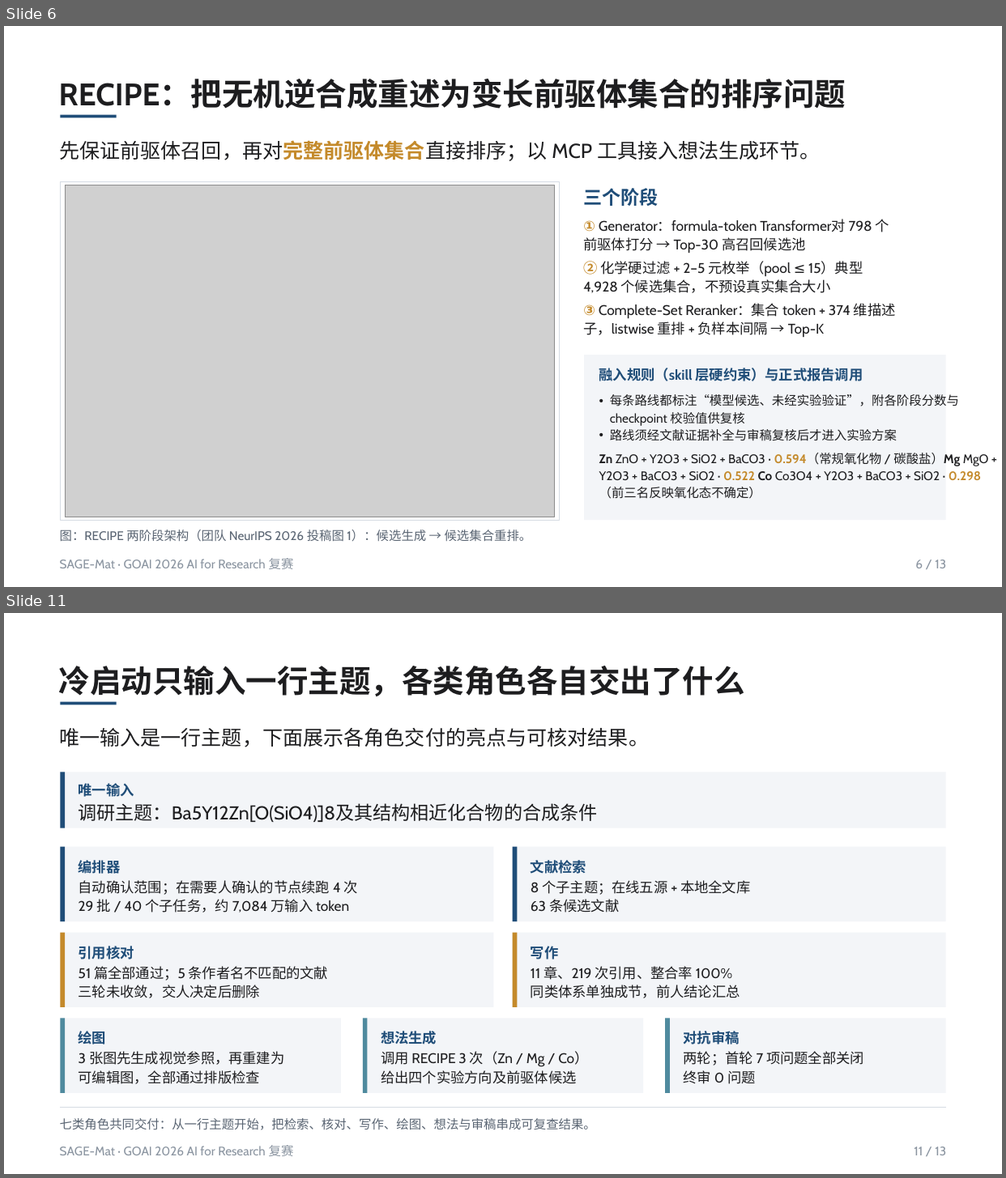
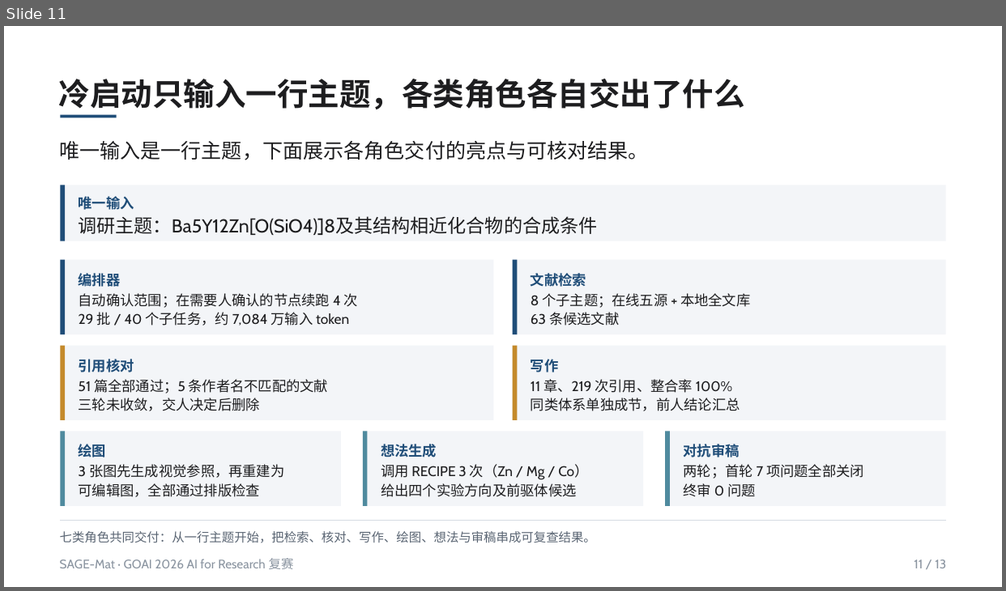
Before and after one commit to asimfish/goai_research, a slide deck: submission/goai_final/deck/SAGE-Mat_复赛方案说明.pptx. Shown one above the other, each under a label of ours: slides 6 and 11 before the commit, slide 11 after it; the slides between them are not shown. The pictures are 1006x1178 and 1006x591 pixels, drawn with LibreOffice and Linux fonts; fonts in the diff are those of the drawing; grey boxes stand for pictures. Boxes give left, top, right and bottom in pixels: in the first picture for what was removed or moved away, otherwise in the second. Text is boxed around its words. In the diff, an @@ line names an element or a change of style, - is before the commit and + after.

Commit message:
feat(deck): restructure per review — background page, native 9-agent figure, synthesis-plan modeling
Cover numbers now reflect scientific content (28 compared synthesis conditions,
7 predicted compounds, 4 new directions) instead of citation counts and page
count; new page on automated-lab knowledge loop and the scientific gap; science
page reframed around "which literature, how to find it, where the new
discovery is"; system page draws the nine numbered agents natively and bolds the
four MCP services; agent-flow page shows the parallel writing/ideas branch that
the reviewer joins; gate page labels the responsible agents; RECIPE page becomes
"synthesis-plan modeling" (AI precursors + analogical conditions) with the
benchmark merged in; closing page rewritten around application value.

```diff
--- a/submission/goai_final/deck/SAGE-Mat_复赛方案说明.pptx
+++ b/submission/goai_final/deck/SAGE-Mat_复赛方案说明.pptx
@@ slide 6 removed at <box>4,26,1002,587</box>, background #FFFFFF @@
@@ text removed at <box>59,79,846,109</box> @@
-RECIPE：把无机逆合成重述为变长前驱体集合的排序问题
@@ rectangle removed at <box>60,115,117,118</box> @@
@@ text removed at <box>59,140,820,161</box> @@
-先保证前驱体召回，再对完整前驱体集合直接排序；以 MCP 工具接入想法生成环节。
@@ rectangle removed at <box>60,182,560,520</box> @@
@@ picture removed at <box>65,185,554,517</box> @@
@@ text removed at <box>583,188,658,206</box> @@
-三个阶段
@@ text removed at <box>583,219,896,337</box> @@
-① Generator：formula-token Transformer对 798 个前驱体打分 → Top-30 高召回候选池
-② 化学硬过滤 + 2–5 元枚举（pool ≤ 15）典型 4,928 个候选集合，不预设真实集合大小
-③ Complete-Set Reranker：集合 token + 374 维描述子，listwise 重排 + 负样本间隔 → Top-K
@@ rectangle removed at <box>584,356,946,521</box> @@
@@ text removed at <box>599,368,863,382</box> @@
-融入规则（skill 层硬约束）与正式报告调用
@@ text removed at <box>599,395,989,499</box> @@
-• 每条路线都标注“模型候选、未经实验验证”，附各阶段分数与 checkpoint 校验值供复核
-• 路线须经文献证据补全与审稿复核后才进入实验方案
-Zn ZnO + Y2O3 + SiO2 + BaCO3 · 0.594（常规氧化物 / 碳酸盐）Mg MgO + Y2O3 + BaCO3 + SiO2 · 0.522 Co Co3O4 + Y2O3 + BaCO3 + SiO2 · 0.298（前三名反映氧化态不确定）
@@ text removed at <box>60,530,532,541</box> @@
-图：RECIPE 两阶段架构（团队 NeurIPS 2026 投稿图 1）：候选生成 → 候选集合重排。
@@ text removed at <box>60,558,294,570</box> @@
-SAGE-Mat · GOAI 2026 AI for Research 复赛
@@ text removed at <box>915,560,946,569</box> @@
-6 / 13
```
Also in this commit, not shown: 9 slides changed, 2 slides added, 1 other slide removed, 46 other files.
